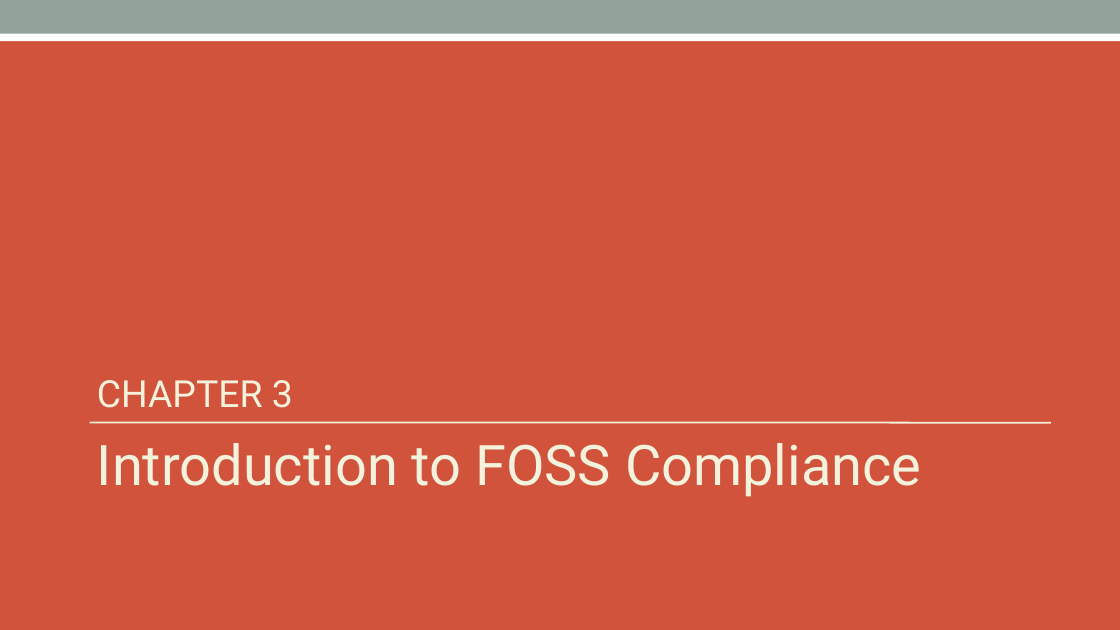
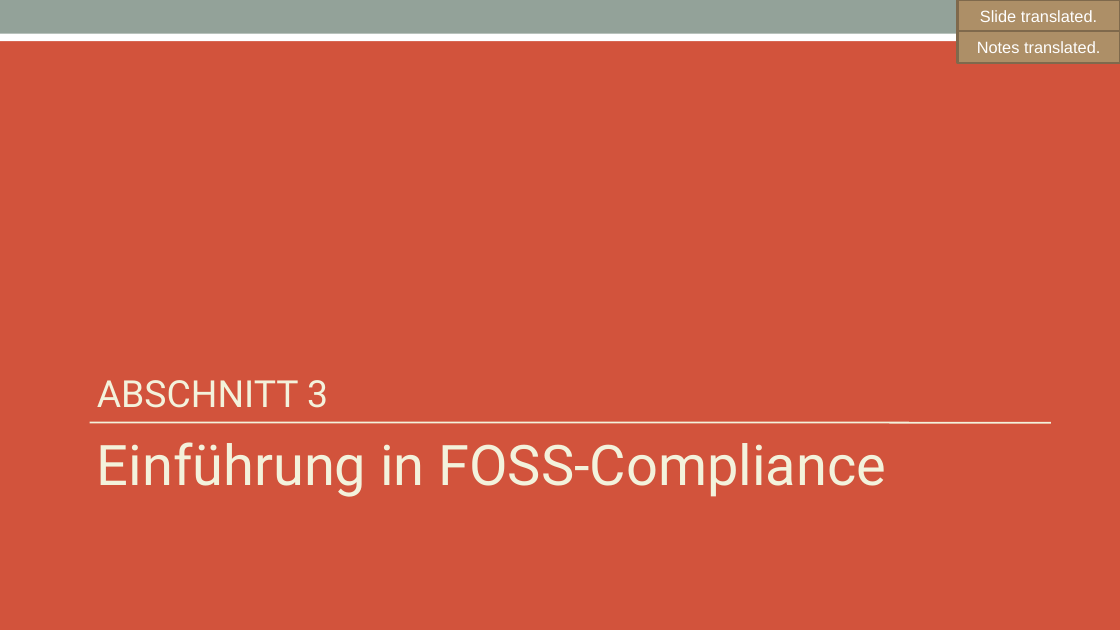
Before and after one commit to SThanheiser/curriculum, a slide deck: slide 24 of translation-DE/slides/DFT_openchain-curriculum-for-1-1_GER.pptx. Drawn at 1120x630 pixels with LibreOffice and Linux fonts; fonts in the diff are those of the drawing. Boxes give left, top, right and bottom in pixels: in the first picture for what was removed or moved away, otherwise in the second. Text is boxed around its words. In the diff, an @@ line names an element or a change of style, - is before the commit and + after.

Commit message:
added translation for slides 15, 16, 18, 24, 33, 42, 52, 68, 79

```diff
--- a/translation-DE/slides/DFT_openchain-curriculum-for-1-1_GER.pptx
+++ b/translation-DE/slides/DFT_openchain-curriculum-for-1-1_GER.pptx
@@ rectangle added at [958, 0, 1120, 32], fill #AD8F67, outline #806A4C 2 pt, 14 pt, text #FFFFFF @@
+Slide translated.
@@ rectangle added at [958, 31, 1120, 63], fill #AD8F67, outline #806A4C 2 pt, 14 pt, text #FFFFFF @@
+Notes translated.
@@ title at [97, 380, 328, 408]: text changed @@
-CHAPTER 3
+ABSCHNITT 3
@@ text at [97, 442, 886, 497]: text changed @@
-Introduction to FOSS Compliance
+Einführung in FOSS-Compliance
```
Also in this commit, not shown: 2 other slides changed, 7 slides added, 7 slides removed.
